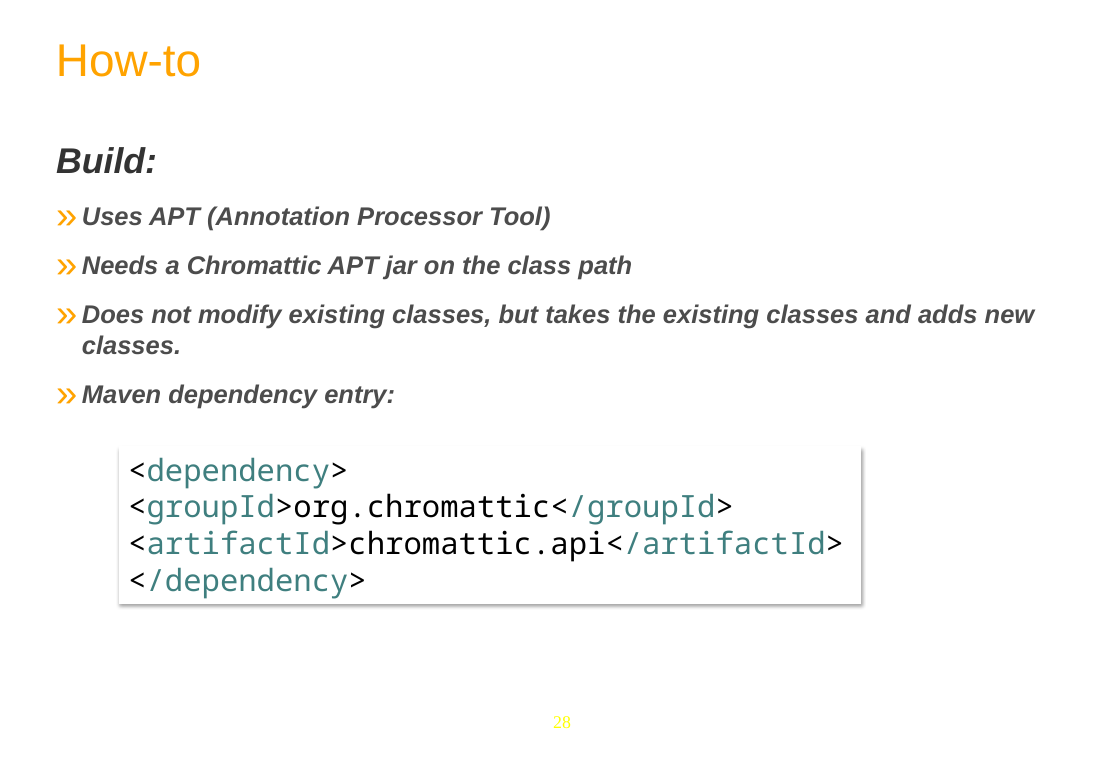
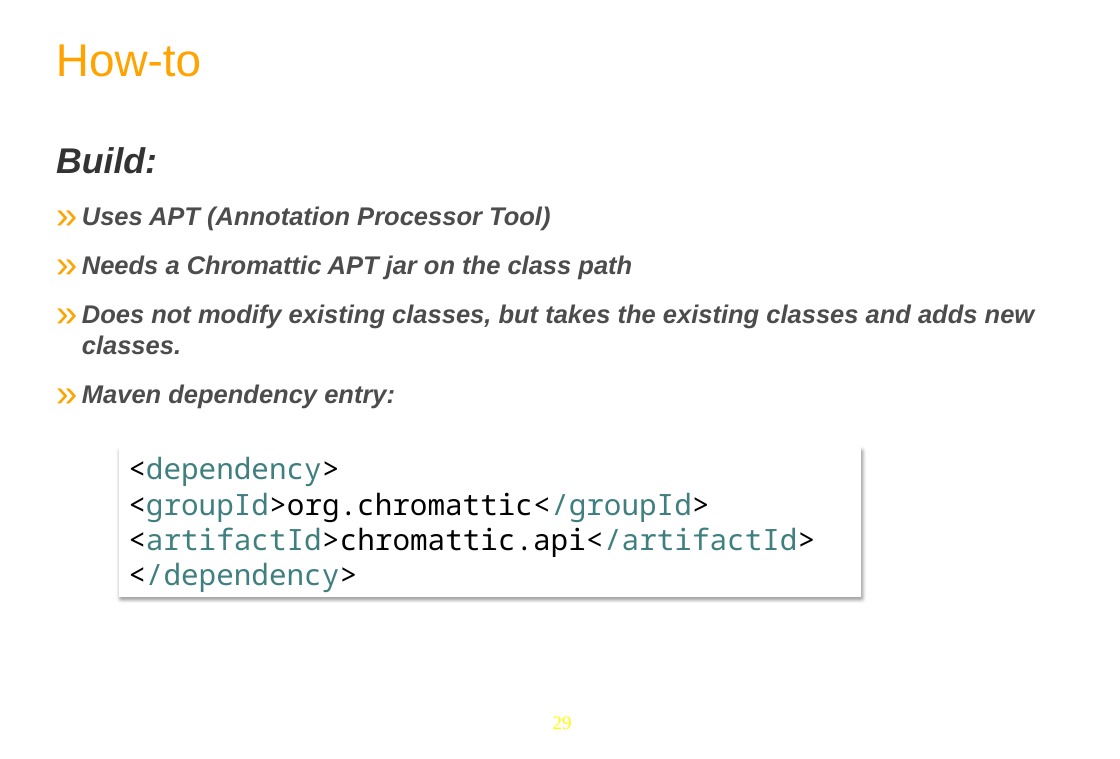
Before and after one commit to anhvurz90/training, a slide deck: slide 29 of plf3_5/eXoDeveloper/700-chrommatic/700-Chromattic-en.pptx (slide 28 before the commit). Drawn at 1120x759 pixels with LibreOffice and Linux fonts; fonts in the diff are those of the drawing; background and template pictures are left out. Boxes give left, top, right and bottom in pixels: in the first picture for what was removed or moved away, otherwise in the second. Text is boxed around its words. In the diff, an @@ line names an element or a change of style, - is before the commit and + after.

```diff
--- a/plf3_5/eXoDeveloper/700-chrommatic/700-Chromattic-en.pptx
+++ b/plf3_5/eXoDeveloper/700-chrommatic/700-Chromattic-en.pptx
@@ rectangle "<dependency>": place and size @@
-rectangle "<dependency>" at [119,446,862,604]
+rectangle "<dependency>" at [119,446,862,598]
@@ rectangle "<dependency>" at [119,446,862,598]: size 24 to 23 pt @@
@@ page number at [553,716,572,730]: text changed; size 14 to 15 pt @@
-28
+29
```
Also in this commit, not shown: 9 other slides changed, 1 slide added, 1 other file.
